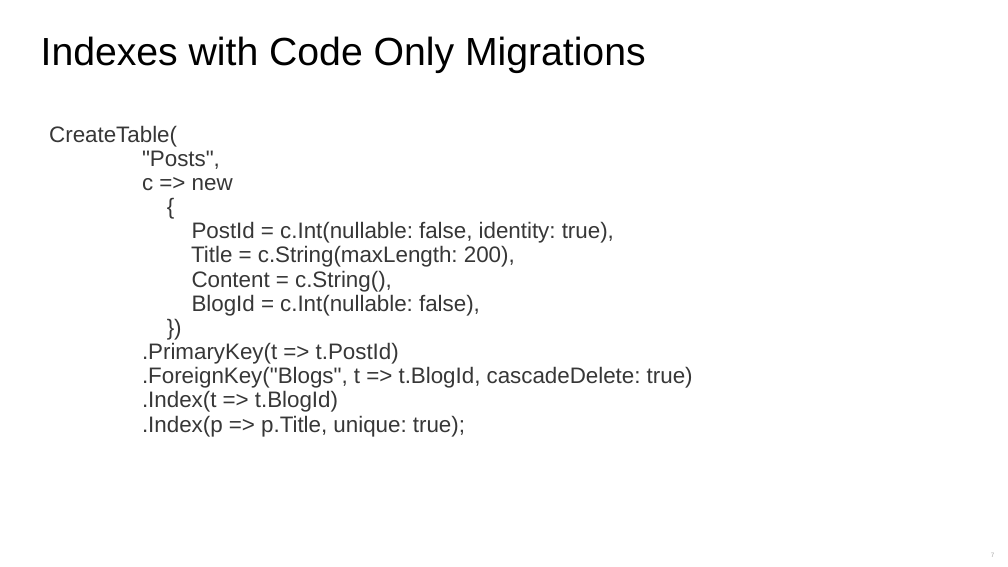
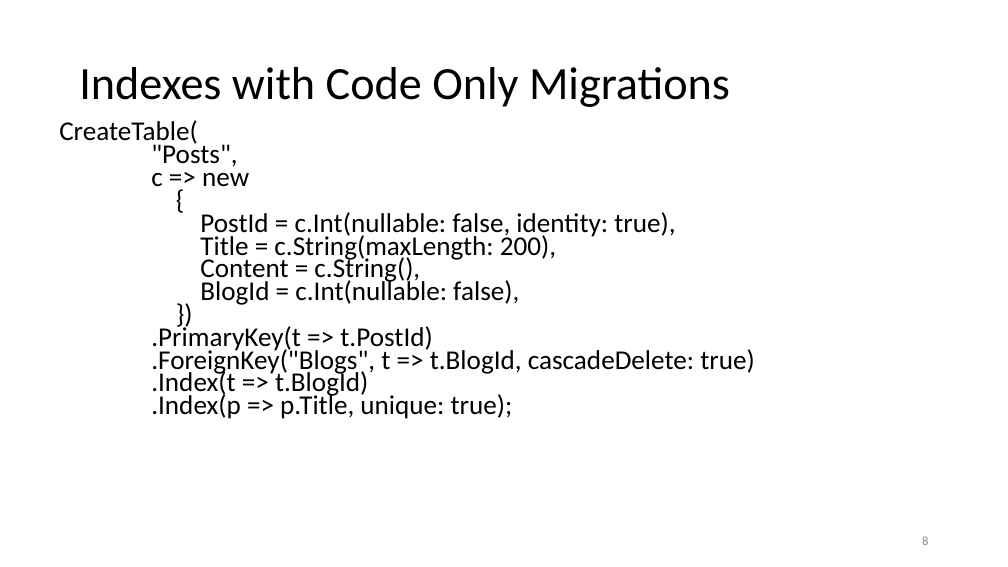
Before and after one commit to jwooley/RecipeWebApi, a slide deck: slide 8 of EFPerf.pptx (slide 7 before the commit). Drawn at 1008x567 pixels with LibreOffice and Linux fonts; fonts in the diff are those of the drawing. Boxes give left, top, right and bottom in pixels: in the first picture for what was removed or moved away, otherwise in the second. Text is boxed around its words. In the diff, an @@ line names an element or a change of style, - is before the commit and + after.

```diff
--- a/EFPerf.pptx
+++ b/EFPerf.pptx
@@ title "Indexes with Code Only Migrations": place and size @@
-title "Indexes with Code Only Migrations" at [41,36,646,73]
+title "Indexes with Code Only Migrations" at [79,67,730,107]
@@ title "Indexes with Code Only Migrations" at [79,67,730,107]: size 28 to 33 pt, font Arial to Calibri; vertical alignment top to middle @@
@@ text "CreateTable(" at [59,120,755,419]: size 16 to 19.4 pt, font Arial to Calibri, text colour #373737 to #000000; line spacing 0.9 to 0.7; less space between paragraphs @@
@@ page number at [922,536,928,545]: text changed; size 4.5 to 9 pt; font Arial to Calibri; text colour #A6A6A6 to #8C8C8C @@
-7
+8
```
Also in this commit, not shown: 13 other slides changed, 6 slides added, 1 slide removed.
